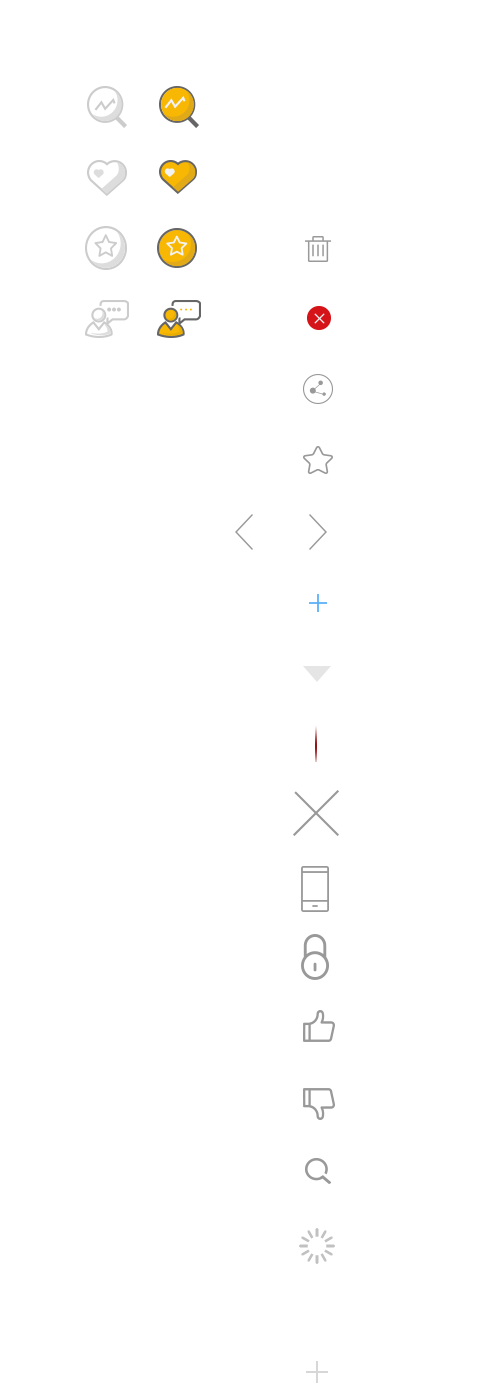
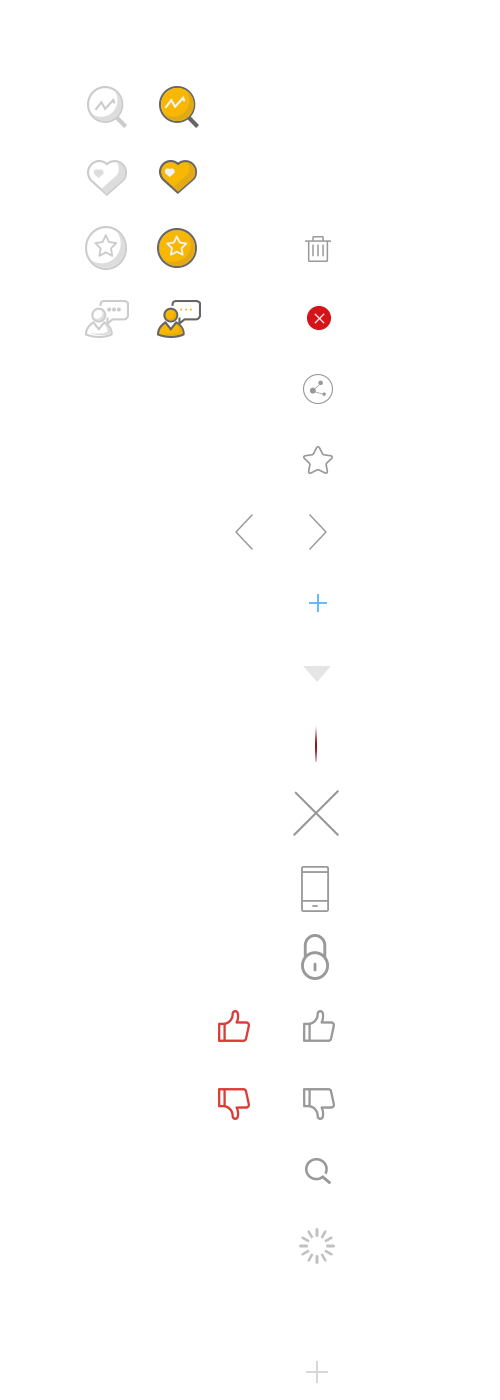
Before/after of a 500×1400 layered artwork. What changed in the layer stack:
added layer "赞_ 拷贝 3" above "赞_ 拷贝" over [218, 1088, 250, 1120]
added layer "赞_ 拷贝" above "赞_ 拷贝 2" over [218, 1010, 250, 1042]
